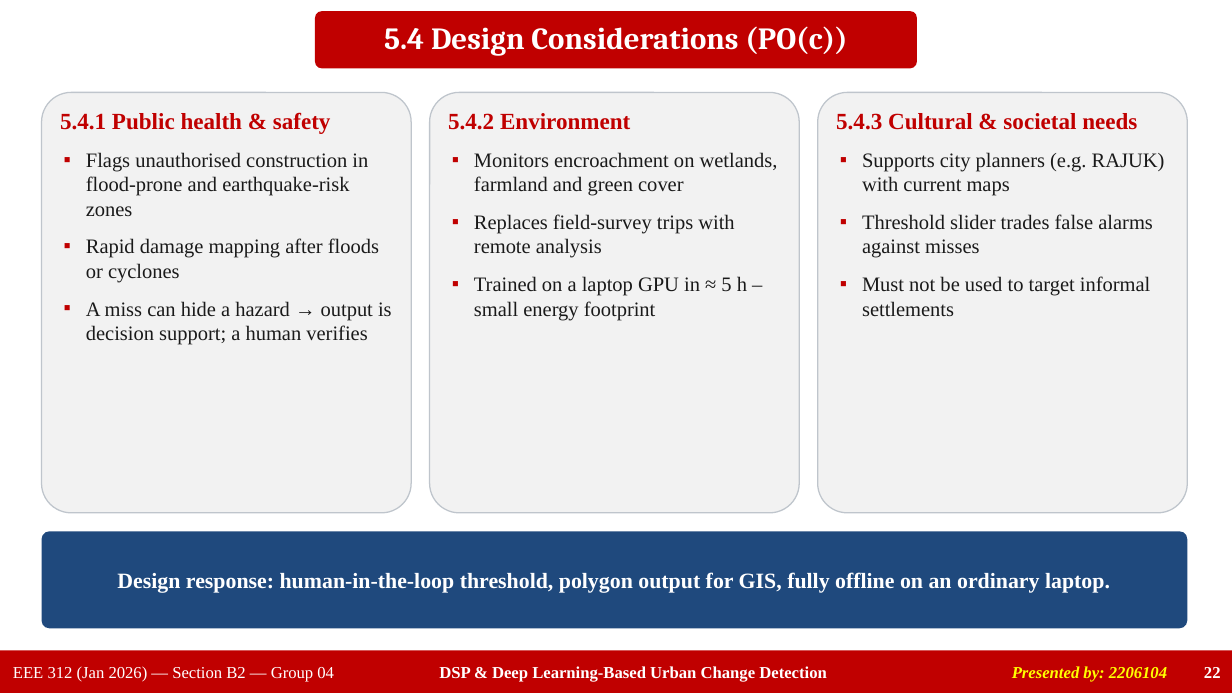
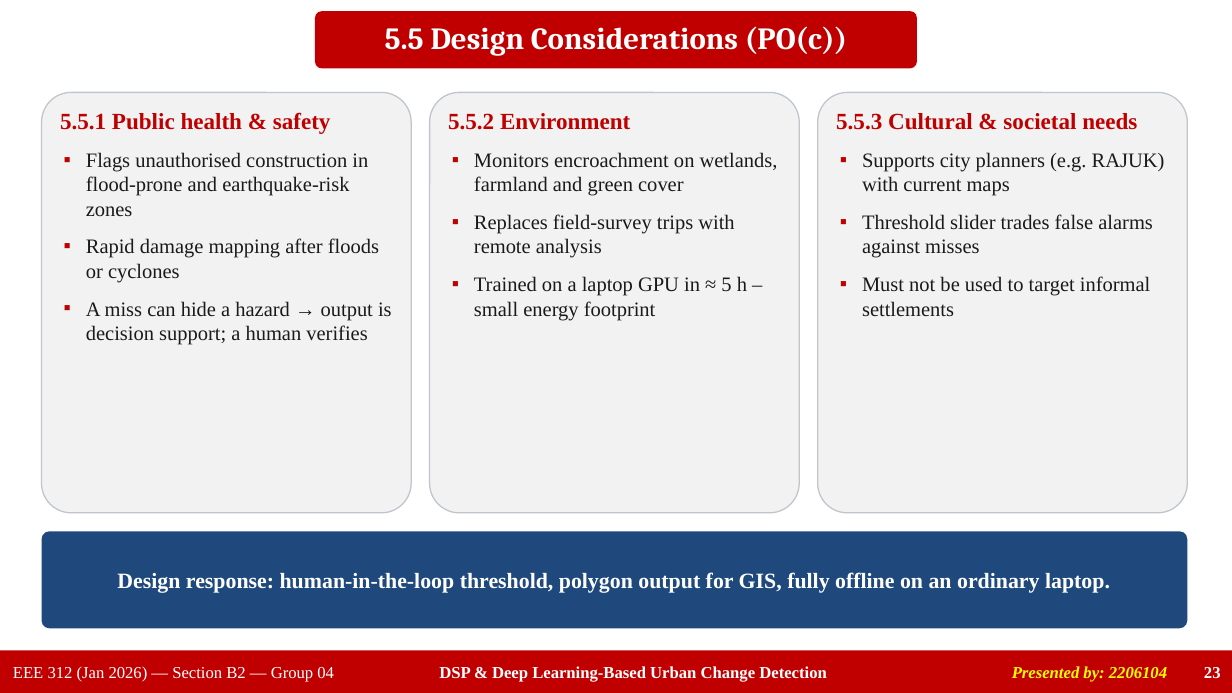
Before and after one commit to ahasanhabibkawsar/EEE-312-Group-04-Urban-change-detection-DSP-deep-learning-, a slide deck: slide 23 of presentation/Group04_EEE312_Final_Presentation.pptx (slide 22 before the commit). Drawn at 1232x693 pixels with LibreOffice and Linux fonts; fonts in the diff are those of the drawing. Boxes give left, top, right and bottom in pixels: in the first picture for what was removed or moved away, otherwise in the second. Text is boxed around its words. In the diff, an @@ line names an element or a change of style, - is before the commit and + after.

```diff
--- a/presentation/Group04_EEE312_Final_Presentation.pptx
+++ b/presentation/Group04_EEE312_Final_Presentation.pptx
@@ text at <box>385,26,847,56</box>: text changed @@
-5.4 Design Considerations (PO(c))
+5.5 Design Considerations (PO(c))
@@ text at <box>60,112,331,134</box>: text changed @@
-5.4.1 Public health & safety
+5.5.1 Public health & safety
@@ text at <box>448,113,630,130</box>: text changed @@
-5.4.2 Environment
+5.5.2 Environment
@@ text at <box>836,113,1137,130</box>: text changed @@
-5.4.3 Cultural & societal needs
+5.5.3 Cultural & societal needs
@@ page number at <box>1204,667,1221,678</box>: text changed @@
-22
+23
```
Also in this commit, not shown: 5 other slides changed, 2 slides added, 1 slide removed, 21 other files.
